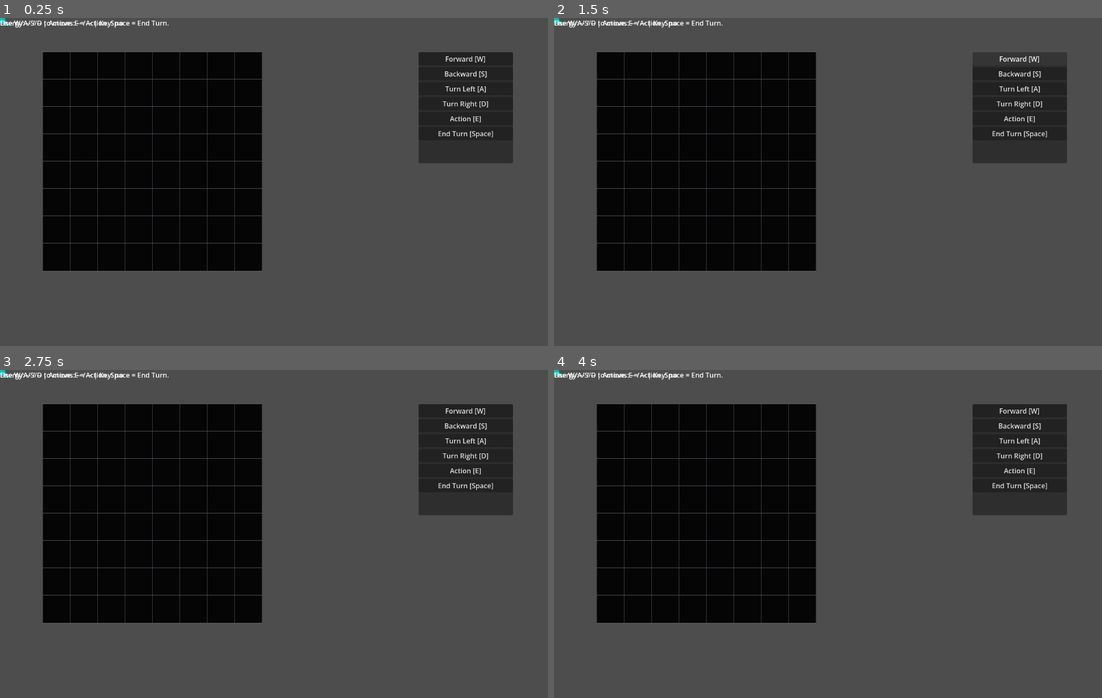
Above: before the commit, frames 1-4 (two rows, left to right).
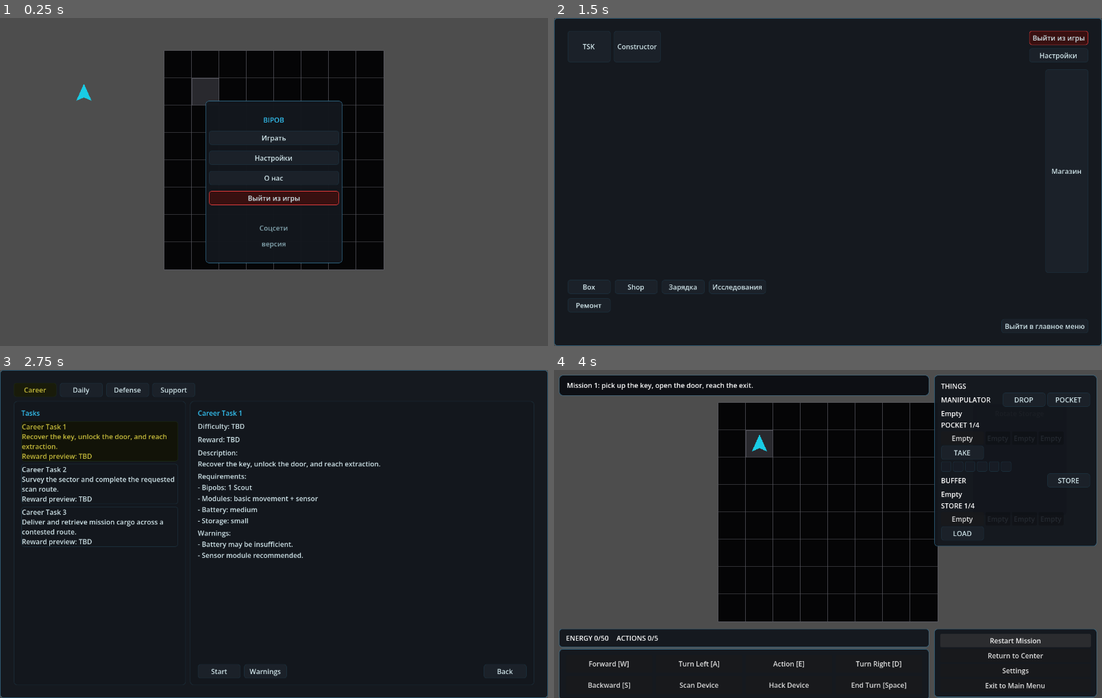
Above: after the commit, the same moments.

Repository: JUSTConnect/bibop
Game: Godot game, scene res://scenes/main.tscn
The game is run twice, just before and just after one commit, with the same random seed, the same clock (stepped at 60 frames per second) and the same inputs.
Inputs (mouse positions are in pixels of both pictures, inside the frame that each line leads up to):
- Up to frame 1 (0.25 s): no input
- Up to frame 2 (1.5 s): click (828, 139) at 0.5 s, where only the run after the commit has a clickable "Играть"; click (1019, 57) at 1.25 s, where only the run before the commit has a clickable "Forward [W]"
- Up to frame 3 (2.75 s): click (32, 399) at 2 s, where only the run after the commit has a clickable "TSK"
- Up to frame 4 (4 s): click (773, 671) at 2.75 s, where only the run after the commit has a clickable "Start"; click (1014, 638) at 3.5 s, where only the run after the commit has a clickable "Restart Mission"

The runs differ from the first frame. In frame 1, 38% of the frame differs, in the area x 0-94%, y 0-78%; in frame 2, 96%, in the area x 0-100%, y 0-100%; in frame 3, 74%; in frame 4, 66%.
Error before the commit: Parse Error: Could not parse global class "BipobModule" from "res://scripts/bipob/bipob_module.gd". (res://scripts/bipob/bipob_controller.gd:87)
Error after the commit: Invalid assignment of property or key 'allowed_external_sides' with value of type 'Array' on a base object of type 'Resource (BipobModule)'. (res://scripts/bip…

Commit message:
Fix duplicate exports in BipobModule resource

Diff:
--- a/scripts/bipob/bipob_module.gd
+++ b/scripts/bipob/bipob_module.gd
@@ -2,33 +2,43 @@
 class_name BipobModule
 
 @export var id: String = ""
+@export var module_id: String = ""
 @export var display_name: String = ""
 @export var description: String = ""
 @export var placement_type: String = "unknown"
 @export var category: String = "utility"
+@export var version: String = "V1"
 
-@export var module_id: String = ""
-@export var version: String = "V1"
-@export var internal_size: Vector3i = Vector3i(1, 1, 1)
+# External metadata
 @export var external_width: int = 0
 @export var external_height: int = 0
 @export var allowed_external_sides: Array[String] = []
 
+# Internal metadata
+@export var internal_size: Vector3i = Vector3i(1, 1, 1)
+@export var size_x: int = 1
+@export var size_y: int = 1
+@export var size_z: int = 1
+@export var internal_rotatable: bool = true
+@export var internal_role: String = "none"
+@export var internal_family: String = "none"
+@export var module_version: int = 1
+
+# Shared stats
 @export var energy_cost: int = 0
 @export var heat_value: int = 0
 @export var scan_range: int = 0
 @export var scan_accuracy: int = 0
 @export var armor_bonus: int = 0
 @export var shield_value: int = 0
-
 @export var damage_value: String = ""
 @export var weapon_range_type: String = ""
 @export var special_effect_text: String = ""
 @export var action_modifier: int = 0
-
 @export var install_notes: String = ""
 @export var characteristics_text: String = ""
-@export var internal_size: Vector3i = Vector3i(1, 1, 1)
+
+# Internal stat outputs
 @export var energy_capacity: int = 0
 @export var action_capacity: int = 0
 @export var digital_storage_slots: int = 0
@@ -38,34 +48,18 @@
 @export var power_distribution: int = 0
 @export var interface_role: String = ""
 
+# Legacy compatibility fields
 @export var granted_commands: Array[String] = []
-
 @export var energy_bonus: int = 0
 @export var actions_bonus: int = 0
 @export var vision_bonus: int = 0
 @export var effect_value: int = 0
-@export var energy_capacity: int = 0
-@export var action_capacity: int = 0
-@export var digital_storage_slots: int = 0
-@export var hack_value: int = 0
-@export var gpu_value: int = 0
-@export var cooling_value: int = 0
-@export var power_distribution: int = 0
-@export var interface_role: String = ""
-@export var characteristics_text: String = ""
-
-@export var size_x: int = 1
-@export var size_y: int = 1
-@export var size_z: int = 1
-@export var internal_rotatable: bool = true
-@export var internal_role: String = "none"
-@export var internal_family: String = "none"
-@export var module_version: int = 1
 @export var battery_capacity: int = 0
 @export var storage_capacity: int = 0
 @export var actions_capacity: int = 0
 @export var hack_level: int = 0
 
+# Heat / cooling legacy fields
 @export var heat_idle: int = 0
 @export var heat_active: int = 0
 @export var cooling_power: int = 0
@@ -73,6 +67,7 @@
 @export var requires_air_intake: bool = false
 @export var is_non_volume_cooling_path: bool = false
 
+# Damage/repair
 @export var can_be_damaged: bool = true
 @export var damage_threshold_heat: int = 5
 @export var repair_complexity: int = 1
